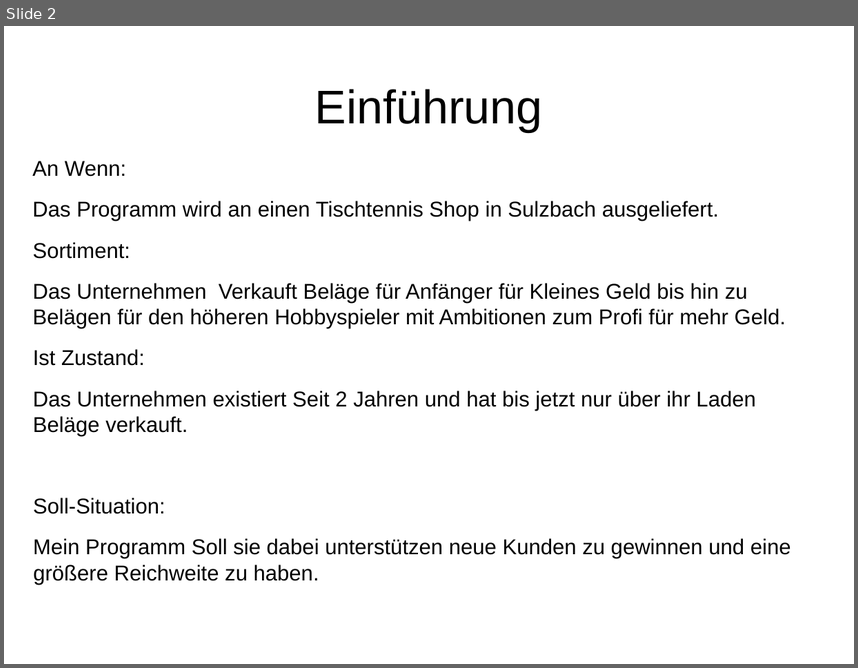
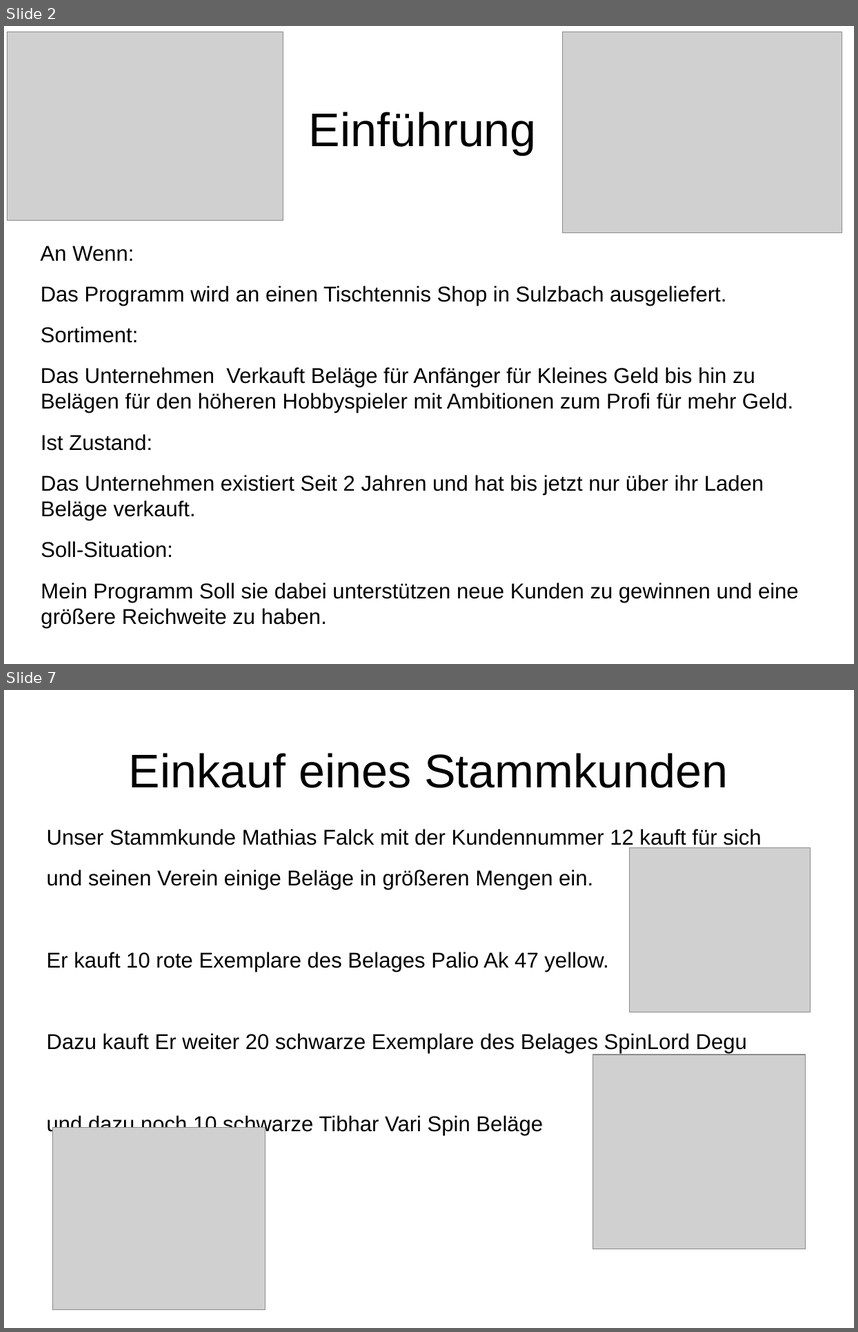
Before and after one commit to MichaelMuehlbach/Hausarbeit-Michael-M-hlbach, a slide deck: Präsentation Hausarbeit.odp. Shown one above the other, each under a label of ours: slide 2 before the commit, slides 2 and 7 after it; the slides between them are not shown. The pictures are 858x668 and 858x1332 pixels, drawn with LibreOffice and Linux fonts; fonts in the diff are those of the drawing; grey boxes stand for pictures. Boxes give left, top, right and bottom in pixels: in the first picture for what was removed or moved away, otherwise in the second. Text is boxed around its words. In the diff, an @@ line names an element or a change of style, - is before the commit and + after.

```diff
--- a/Präsentation Hausarbeit.odp
+++ b/Präsentation Hausarbeit.odp
@@ slide 7 added at <box>4,690,854,1328</box>, background #FFFFFF @@
@@ title added at <box>129,753,728,788</box>, 44 pt, text #000000 @@
+Einkauf eines Stammkunden
@@ text added at <box>47,829,761,1135</box>, 20 pt, text #000000 @@
+Unser Stammkunde Mathias Falck mit der Kundennummer 12 kauft für sich
+und seinen Verein einige Beläge in größeren Mengen ein.
+Er kauft 10 rote Exemplare des Belages Palio Ak 47 yellow.
+Dazu kauft Er weiter 20 schwarze Exemplare des Belages SpinLord Degu
+und dazu noch 10 schwarze Tibhar Vari Spin Beläge
@@ picture added at <box>630,848,810,1012</box> @@
@@ picture added at <box>593,1054,806,1248</box> @@
@@ picture added at <box>52,1127,266,1310</box> @@
@@ slide 2 changed as well @@
@@ picture added at <box>7,32,283,220</box> @@
@@ picture added at <box>562,32,842,233</box> @@
@@ title "Einführung": place and size @@
-title "Einführung" at <box>315,89,543,132</box>
+title "Einführung" at <box>309,112,537,155</box>
@@ text "An Wenn:" rewrapped from <box>32,161,791,584</box> to <box>41,245,799,628</box> @@
```
Also in this commit, not shown: 1 other slide changed, 7 other slides added, 10 other files.
